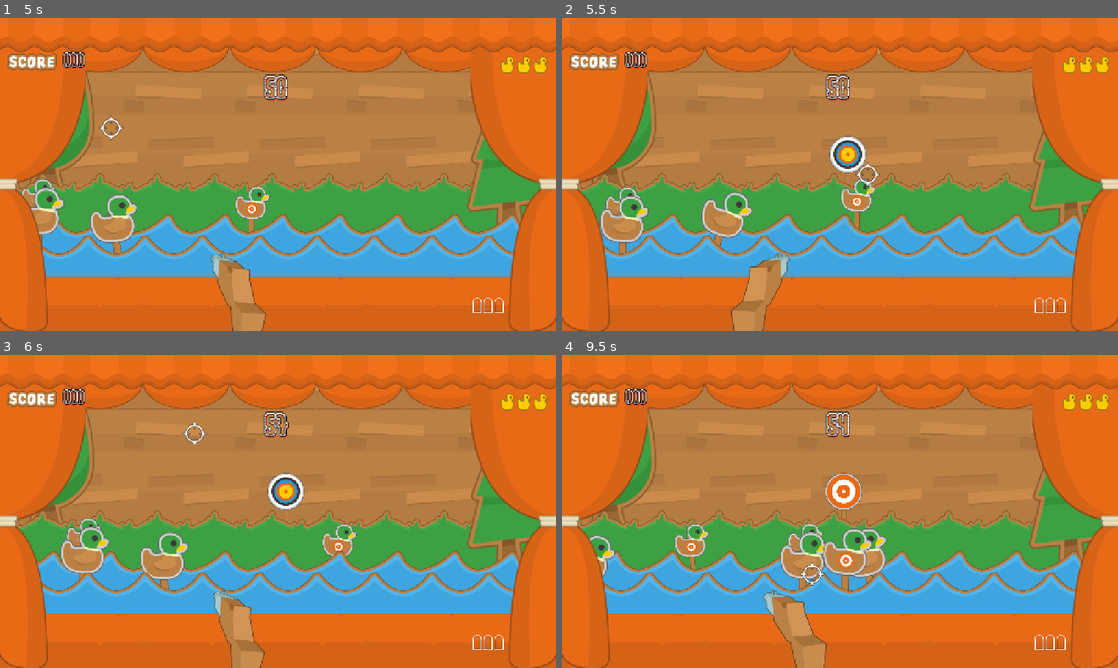
Above: before the commit, frames 1-4 (two rows, left to right).
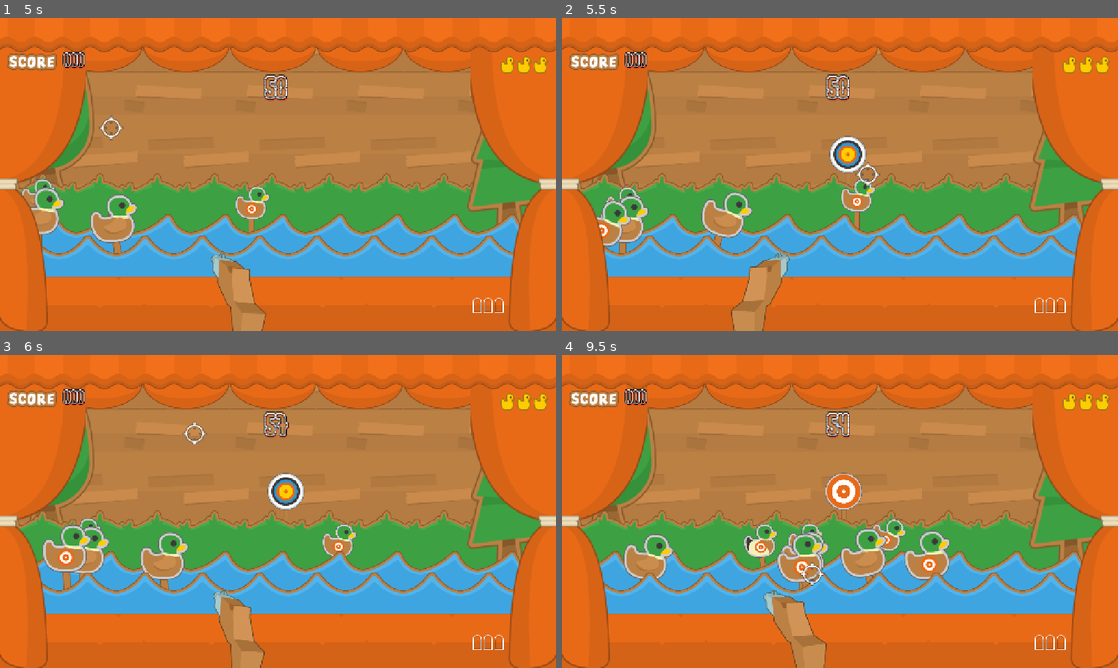
Above: after the commit, the same moments.

Repository: JPlimajots/pluck-and-duck
Game: Godot game, scene res://scenes/palco_principal.tscn
Two runs of this game, one before a commit and one after it. Both use one fixed random seed, a clock stepped at 60 frames per second and the inputs below.
Inputs (mouse positions are in pixels of both pictures, inside the frame that each line leads up to):
- Up to frame 1 (5 s): tap Enter at 0.5, 2 s; move the mouse to (400, 158) at 0.52 s; tap R every 0.75 s from 0.6 to 4.35 s; click (400, 158) at 0.67 s; tap Space at 1.25 s; move the mouse to (166, 190) at 1.27 s; click (166, 190) at 1.42 s; move the mouse to (333, 105) at 2.02 s; click (333, 105) at 2.17 s; move the mouse to (250, 237) at 2.77 s; click (250, 237) at 2.92 s; move the mouse to (444, 221) at 3.52 s; click (444, 221) at 3.67 s; move the mouse to (111, 127) at 4.27 s; click (111, 127) at 4.42 s
- Up to frame 2 (5.5 s): move the mouse to (867, 174) at 5.02 s; tap R at 5.1 s; click (867, 174) at 5.17 s
- Up to frame 3 (6 s): move the mouse to (194, 433) at 5.77 s; tap R at 5.85 s; click (194, 433) at 5.92 s
- Up to frame 4 (9.5 s): move the mouse to (962, 495) at 6.52 s; tap R every 0.75 s from 6.6 to 8.85 s; click (962, 495) at 6.67 s; move the mouse to (728, 527) at 7.27 s; click (728, 527) at 7.42 s; move the mouse to (895, 442) at 8.02 s; click (895, 442) at 8.17 s; move the mouse to (812, 574) at 8.77 s; click (812, 574) at 8.92 s

Frame 1 is identical in both runs. In frame 2, 0.5% of the frame differs, in the area x 5-13%, y 58-74%; in frame 3, 0.8%; in frame 4, 4.1%, in the area x 4-70%, y 52-76%.

Commit message:
feat: sistema de combo

Diff:
--- a/scripts/mira.gd
+++ b/scripts/mira.gd
@@ -6,6 +6,8 @@
 var municao_max: int = 3
 var municao_atual: int = municao_max
 var arma_travada: bool = true
+var combo_atual: int = 0
+var frenzy_ativo: bool = false
 
 signal alvo_atingido(pontos_ganhos: int)
 signal municao_alterada(quantidade_atual: int)
@@ -14,6 +16,7 @@
 signal explosao_acionada()
 signal congelamento_acionado()
 signal frenzy_acionado()
+signal combo_atualizado(valor_combo: int, multiplicador: int)
 
 # Called when the node enters the scene tree for the first time.
 func _ready() -> void:
@@ -32,7 +35,14 @@
 					municao_atual -= 1
 					municao_alterada.emit(municao_atual)
 					$SomTiro.play()
-					acertou_tiro_pato()
+					var acertou = acertou_tiro_pato()
+					if acertou:
+						combo_atual += 1
+					elif not frenzy_ativo:
+						combo_atual = 0
+					var nivel_combo = floor(combo_atual / 6)
+					var mult_combo = pow(2, nivel_combo)
+					combo_atualizado.emit(combo_atual, mult_combo)
 				else:
 					$SomVazio.play()
 			elif event.button_index == MOUSE_BUTTON_RIGHT and event.pressed:
@@ -41,22 +51,27 @@
 
 func acertou_tiro_pato():
 	var areas = get_overlapping_areas()
+	var nivel_combo = floor(combo_atual / 6)
+	var mult_combo = pow(2, nivel_combo)
+	var mult_final = mult_combo * (2 if frenzy_ativo else 1)
 	for area in areas:
 		if area.is_in_group("patos"):
-			var pontos = area.get("pontos_abate") if area.get("pontos_abate") != null else 10
+			var pontos_base = area.get("pontos_abate") if area.get("pontos_abate") != null else 10
+			var pontos_totais = pontos_base * mult_final
 			var bonus = area.get("tempo_bonus") if area.get("tempo_bonus") != null else 0.0
 			if area.get("penaliza_vida") == true:
 				vida_perdida.emit()
 				mostrar_pontos_flutuantes(0, area.global_position, Color(1, 0, 0))
 			else:
-				alvo_atingido.emit(pontos)
-				mostrar_pontos_flutuantes(pontos, area.global_position, Color(1, 0.8, 0.0))
+				alvo_atingido.emit(pontos_totais)
+				mostrar_pontos_flutuantes(pontos_totais, area.global_position, obter_cor_combo(nivel_combo))
 				if bonus > 0.0:
 					tempo_adicionado.emit(bonus)
 			area.morrer()
-			break
+			return true
 		elif area.is_in_group("alvos"):
-			var pontos_alvo = area.get("pontos_abate") if area.get("pontos_abate") != null else 10
+			var pontos_base = area.get("pontos_abate") if area.get("pontos_abate") != null else 10
+			var pontos_totais = pontos_base + mult_final
 			if area.get("explosivo") == true:
 				explosao_acionada.emit()
 			elif area.get("congelante") == true:
@@ -66,13 +81,14 @@
 			elif area.get("ativa_frenzy") == true:
 				frenzy_acionado.emit()
 			else:
-				alvo_atingido.emit(pontos_alvo)
-				mostrar_pontos_flutuantes(pontos_alvo, area.global_position, Color(1, 0.8, 0.0))
+				alvo_atingido.emit(pontos_totais)
+				mostrar_pontos_flutuantes(pontos_totais, area.global_position, obter_cor_combo(nivel_combo))
 			area.morrer()
-			break
+			return true
 		elif area.is_in_group("tabuas"):
 			area.get_parent().get_parent().quebrar_tabua()
-			break
+			return true
+	return false
 
 
 func recarregar_arma():
@@ -87,3 +103,12 @@
 	texto.global_position = pos
 	texto.modulate = cor
 	get_tree().current_scene.add_child(texto)
+
+
+func obter_cor_combo(nivel: int):
+	match nivel:
+		0: return Color(1, 1, 1)
+		1: return Color(1, 0.9, 0.4)
+		2: return Color(1, 0.8, 0)
+		3: return Color(1, 0.4, 0)
+		_: return Color(1, 0, 0.2)
--- a/scripts/palco_principal.gd
+++ b/scripts/palco_principal.gd
@@ -46,6 +46,7 @@
 	$Mira.explosao_acionada.connect(_on_explosao_acionada)
 	$Mira.congelamento_acionado.connect(_on_congelamento_acionado)
 	$Mira.frenzy_acionado.connect(_on_frenzy_acionado)
+	$Mira.combo_atualizado.connect(_on_mira_combo_atualizado)
 	$Mira.arma_travada = true
 	var visor_msg = $HUD/MensagemCentroUI
 	visor_msg.texture = text_ready
@@ -101,7 +102,7 @@
 	var velocidade_dificil = remap(tempo_restante, 60.0, 0.0, velocidade_base, velocidade_base + 150.0)
 	novo_pato.velocidade = velocidade_dificil
 	add_child(novo_pato)
-	var base = remap(tempo_restante, 60.0, 0.0, 3.0, 0.8)
+	var base = remap(tempo_restante, 60.0, 0.0, 1.5, 0.4)
 	$GeradorDePatos.wait_time = randf_range(base * 0.7, base * 1.3)
 
 
@@ -161,7 +162,7 @@
 	var velocidade_fundo = remap(tempo_restante, 60.0, 0.0, velocidade_base, velocidade_base + 200.0)
 	novo_pato.velocidade = velocidade_fundo
 	add_child(novo_pato)
-	var base_fundo = remap(tempo_restante, 60.0, 0.0, 4.0, 1.2)
+	var base_fundo = remap(tempo_restante, 60.0, 0.0, 2.0, 0.6)
 	$GeradorDePatosFundo.wait_time = randf_range(base_fundo * 0.8, base_fundo * 1.5)
 
 
@@ -184,7 +185,7 @@
 	novo_alvo.z_index = GameLayers.Layers.ALVO
 	novo_alvo.tempo_de_vida = remap(tempo_restante, 60.0, 0.0, 3.0, 1.0)
 	add_child(novo_alvo)
-	var tempo_base_spawn = remap(tempo_restante, 60.0, 0.0, 6.0, 2.0)
+	var tempo_base_spawn = remap(tempo_restante, 60.0, 0.0, 3.0, 1.0)
 	$GeradorAlvosGrama.wait_time = randf_range(tempo_base_spawn * 0.8, tempo_base_spawn * 1.5)
 
 
@@ -248,8 +249,30 @@
 
 
 func _on_frenzy_acionado():
-	multiplicador_de_pontos = 2
+	$Mira.frenzy_ativo = true
 	$HUD/ContadorPontosUI/TextoPontos.modulate = Color(1, 0.2, 0.2)
 	await get_tree().create_timer(5.0).timeout
-	multiplicador_de_pontos = 1
-	$HUD/ContadorPontosUI/TextoPontos.modulate = Color(1, 1, 1)
+	$Mira.frenzy_ativo = false
+	var nivel_atual = floor($Mira.combo_atual / 6)
+	$HUD/ContadorPontosUI/TextoPontos.modulate = $Mira.obter_cor_combo(nivel_atual)
+
+
+func _on_mira_combo_atualizado(valor: int, _multiplicador: int):
+	var label_pontos = $HUD/ContadorPontosUI/TextoPontos
+	@warning_ignore("integer_division")
+	var nivel = floor(valor / 6)
+	var cor_alvo = $Mira.obter_cor_combo(nivel)
+	label_pontos.modulate = cor_alvo
+	if nivel > 0:
+		tremer_score(nivel)
+
+
+func tremer_score(intensidade: int):
+	var label = $HUD/ContadorPontosUI
+	var original_pos = label.position
+	var forca = intensidade * 5.0
+	var tween = create_tween()
+	for i in range(5):
+		var offset = Vector2(randf_range(-forca, forca), randf_range(-forca, forca))
+		tween.tween_property(label, "position", original_pos + offset, 0.03)
+	tween.tween_property(label, "position", original_pos, 0.03)
